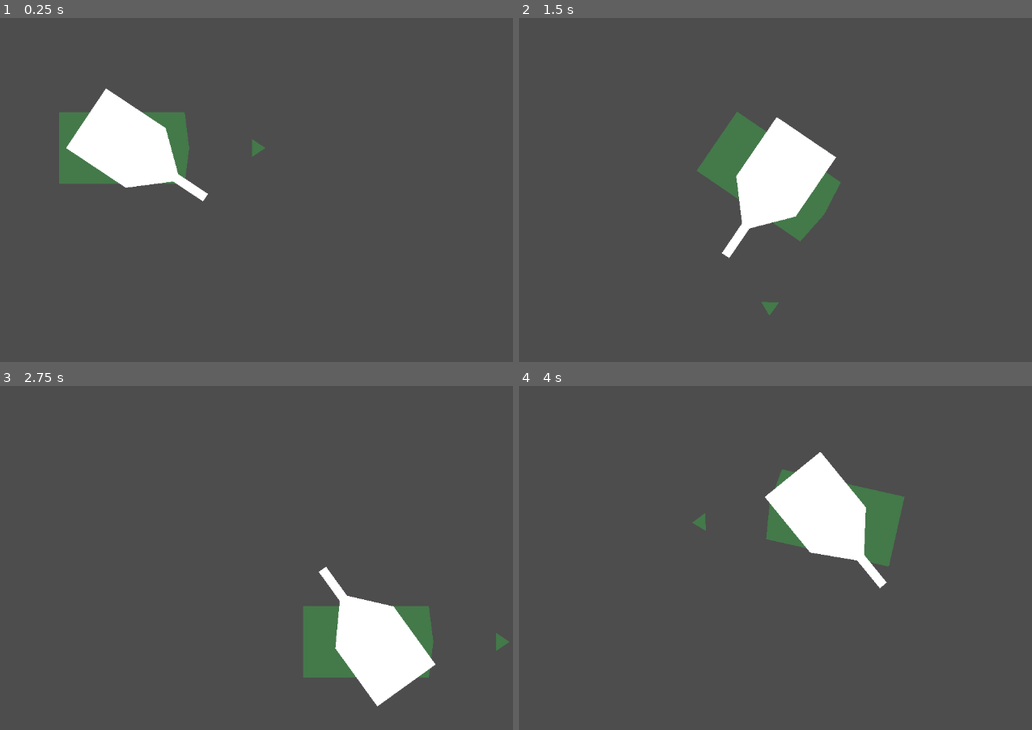
Above: before the commit, frames 1-4 (two rows, left to right).
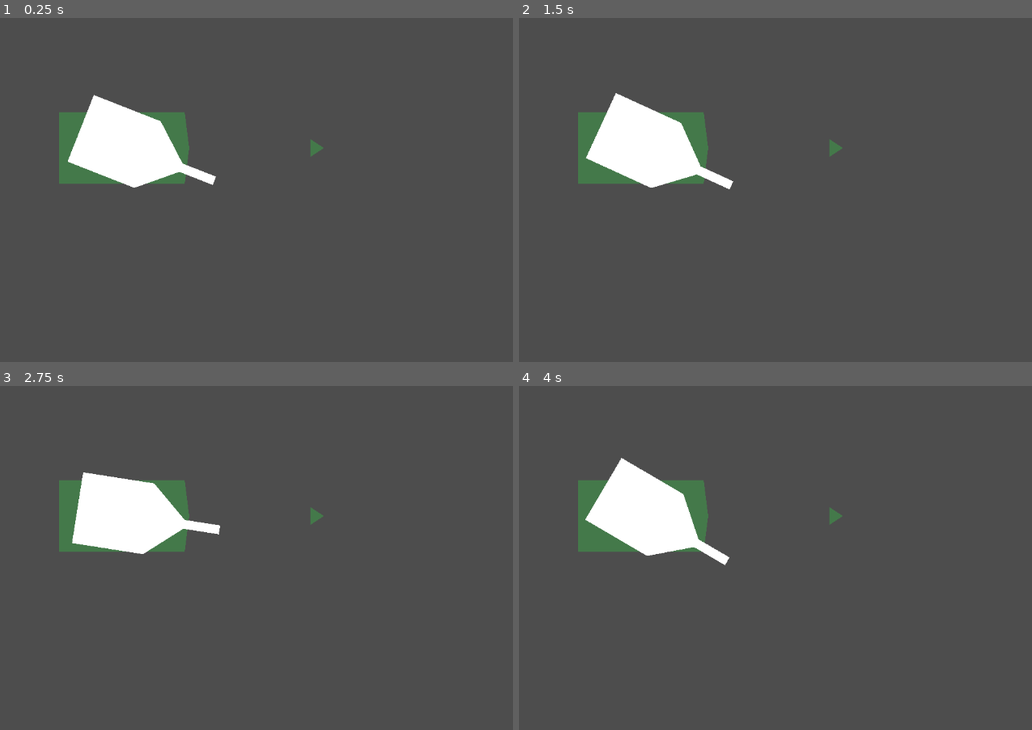
Above: after the commit, the same moments.

Repository: KirigayaRyuunosuke/Godot_Experiments
Game: Godot game, scene res://main/main.tscn
The game is run twice, just before and just after one commit, with the same random seed, the same clock (stepped at 60 frames per second) and the same inputs.
Inputs (mouse positions are in pixels of both pictures, inside the frame that each line leads up to):
- Up to frame 1 (0.25 s): no input
- Up to frame 2 (1.5 s): move the mouse to (852, 169) at 0.52 s; hold Right (ui_right) 0.53-1.28 s; move the mouse to (580, 203) at 1.27 s; hold Down (ui_down) from 1.28 s (still down)
- Up to frame 3 (2.75 s): move the mouse to (256, 475) at 2.02 s; release Down (ui_down) at 2.03 s; hold Right (ui_right) from 2.03 s (still down)
- Up to frame 4 (4 s): move the mouse to (678, 626) at 2.77 s; release Right (ui_right) at 2.78 s; hold Up (ui_up) 2.78-3.53 s; move the mouse to (903, 609) at 3.52 s; hold Left (ui_left) from 3.53 s (still down)

The runs differ from the first frame. In frame 1, 1.2% of the frame differs, in the area x 12-63%, y 20-54%; in frame 2, 12%, in the area x 11-63%, y 21-87%; in frame 3, 12%; in frame 4, 11%.

Commit message:
steering improved a little

Diff:
--- a/simple_tank/main/tank.gd
+++ b/simple_tank/main/tank.gd
@@ -3,22 +3,29 @@
 @onready var direction: Node2D = $direction
 
 var angle
-const maxAngle = 0.05
-var speed = 300
+const maxAngle = 0.01
+var speed = 150
 
 func getInput():
-	return Input.get_vector("ui_left", "ui_right", "ui_up", "ui_down")
+	return Input.get_vector("move_left", "move_right", "move_up", "move_down")
 
 func _physics_process(_delta: float) -> void:
-	direction.rotation = get_angle_to(self.position + getInput())
-	angle = get_angle_to(direction.get_child(0).global_position)
-	print(angle)
-	if angle < 0 && angle < -maxAngle:
+	angle = get_angle_to(self.position + getInput())
+	if angle < 0 && angle > -maxAngle*50:
 		angle = -maxAngle
-	if angle > 0 && angle > maxAngle:
+		velocity = getInput() * speed
+	elif angle > 0 && angle < maxAngle*50:
 		angle = maxAngle
+		velocity = getInput() * speed
+	elif angle < 0 && angle < -maxAngle:
+		angle = -maxAngle
+		velocity = Vector2(0,0)
+	elif angle > 0 && angle > maxAngle:
+		angle = maxAngle
+		velocity = Vector2(0,0)
+	else:
+		velocity = getInput() * speed
+	move_and_slide()
 	rotate(angle)
 	if angle < 0.0001 && angle >= 0 || angle > -0.0001 && angle <= 0:
 		pass
-	velocity = getInput() * speed
-	move_and_slide()
--- a/simple_tank/main/tank.tscn
+++ b/simple_tank/main/tank.tscn
@@ -24,6 +24,7 @@
 polygon = PackedVector2Array(64, 0, 128, 0, 192, 56, 256, 56, 256, 72, 192, 72, 128, 128, 64, 128, 0, 128, 0, 64, 0, 0)
 
 [node name="direction" type="Node2D" parent="."]
+position = Vector2(104, 0)
 
 [node name="shape" type="Polygon2D" parent="direction"]
 position = Vector2(24, 0)
--- a/simple_tank/main/turret.gd
+++ b/simple_tank/main/turret.gd
@@ -1,9 +1,9 @@
 extends CharacterBody2D
 
 var angle
-const maxAngle = 0.1
+const maxAngle = 0.025
 
-func _physics_process(delta: float) -> void:
+func _physics_process(_delta: float) -> void:
 	angle = get_angle_to(get_global_mouse_position())
 	if angle < 0 && angle < -maxAngle:
 		angle = -maxAngle
--- a/simple_tank/project.godot
+++ b/simple_tank/project.godot
@@ -15,6 +15,29 @@
 config/features=PackedStringArray("4.4", "GL Compatibility")
 config/icon="res://icon.svg"
 
+[input]
+
+move_up={
+"deadzone": 0.2,
+"events": [Object(InputEventJoypadMotion,"resource_local_to_scene":false,"resource_name":"","device":-1,"axis":3,"axis_value":-1.0,"script":null)
+]
+}
+move_down={
+"deadzone": 0.2,
+"events": [Object(InputEventJoypadMotion,"resource_local_to_scene":false,"resource_name":"","device":-1,"axis":3,"axis_value":1.0,"script":null)
+]
+}
+move_left={
+"deadzone": 0.2,
+"events": [Object(InputEventJoypadMotion,"resource_local_to_scene":false,"resource_name":"","device":-1,"axis":2,"axis_value":-1.0,"script":null)
+]
+}
+move_right={
+"deadzone": 0.2,
+"events": [Object(InputEventJoypadMotion,"resource_local_to_scene":false,"resource_name":"","device":-1,"axis":2,"axis_value":1.0,"script":null)
+]
+}
+
 [rendering]
 
 renderer/rendering_method="gl_compatibility"
